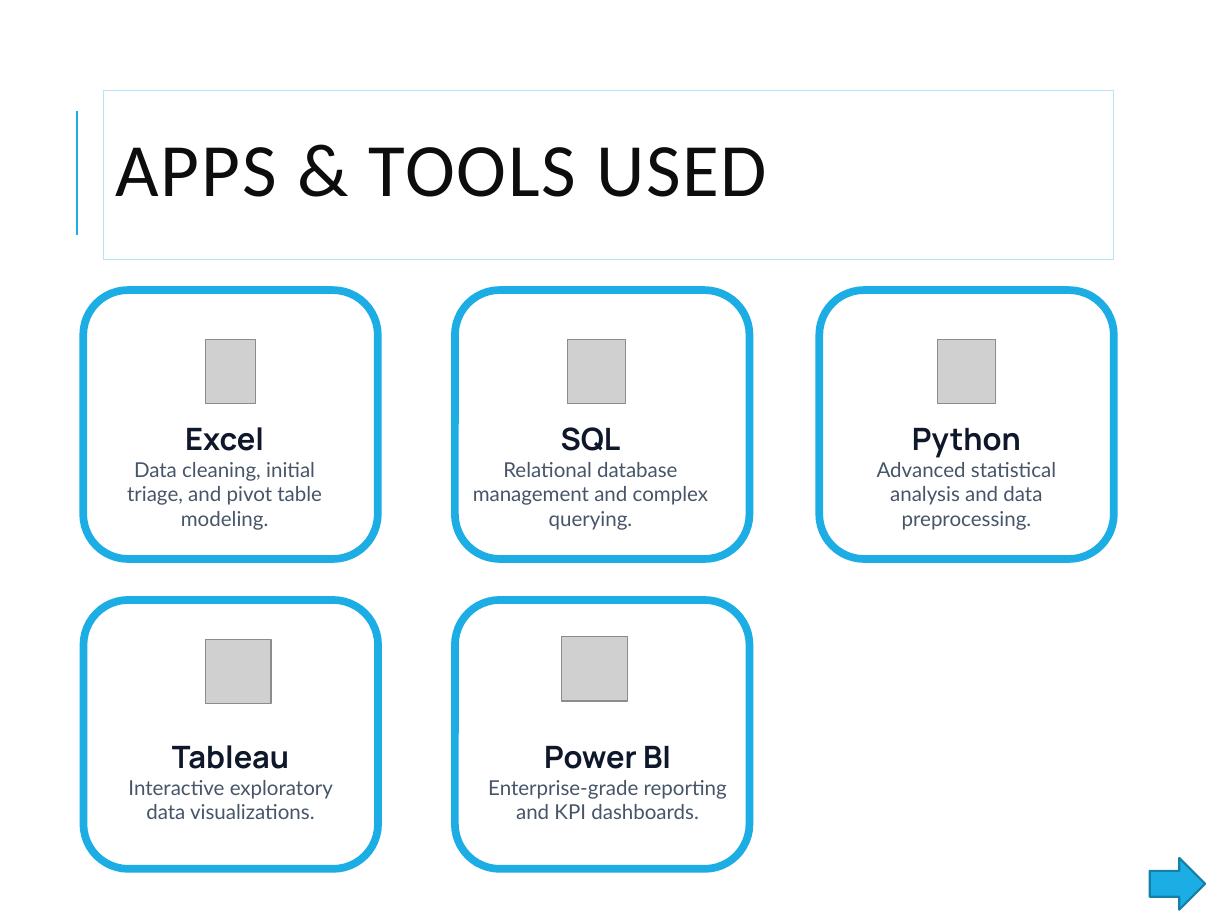
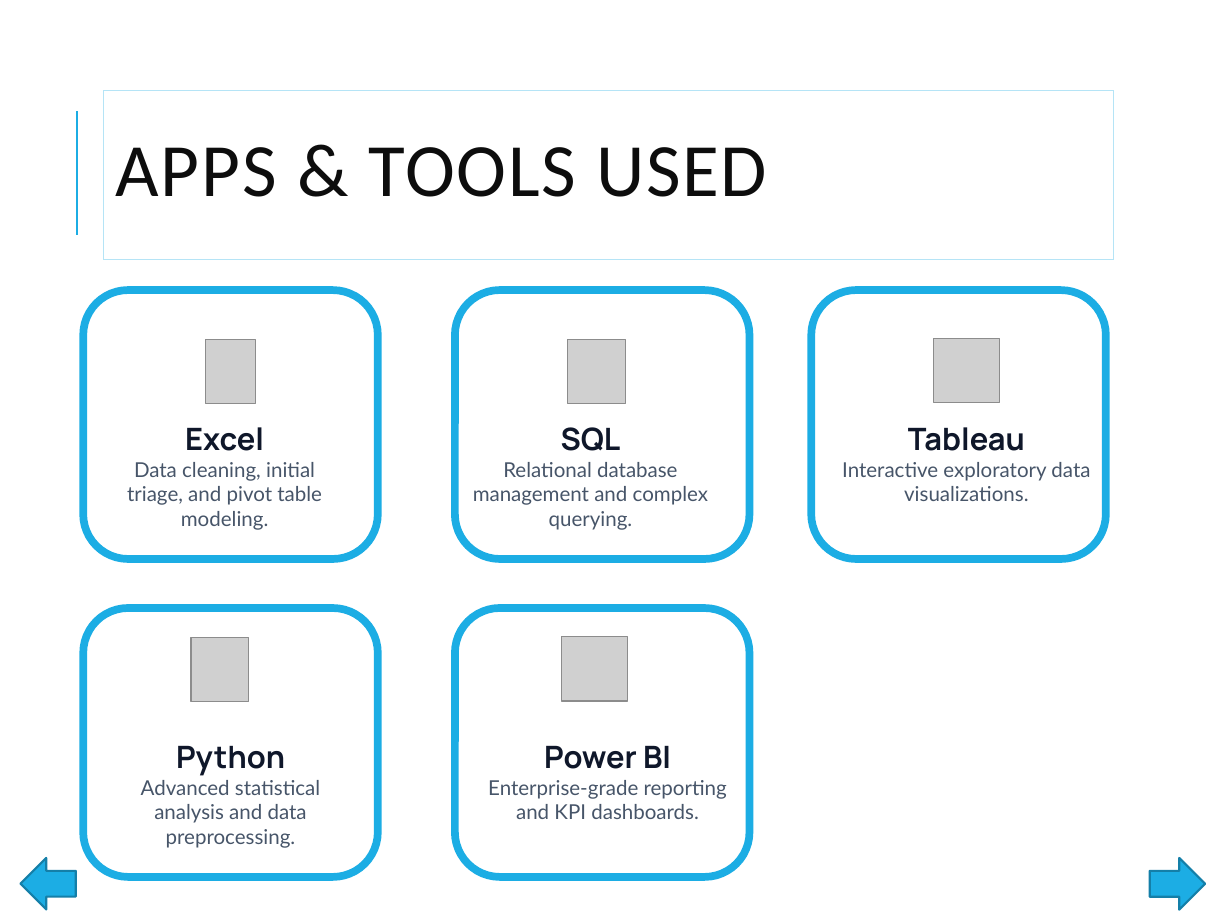
Before and after one commit to mamrahmo/Zone-Shop-Sales-Analysis, a slide deck: slide 3 of Zone_Store_Analysis.pptx. Drawn at 1232x924 pixels with LibreOffice and Linux fonts; fonts in the diff are those of the drawing; grey boxes stand for pictures. Boxes give left, top, right and bottom in pixels: in the first picture for what was removed or moved away, otherwise in the second. Text is boxed around its words. In the diff, an @@ line names an element or a change of style, - is before the commit and + after.

Commit message:
Final Presentation - Final

```diff
--- a/Zone_Store_Analysis.pptx
+++ b/Zone_Store_Analysis.pptx
@@ rounded rectangle: place and size @@
-rounded rectangle at [84,600,378,869]
+rounded rectangle at [812,290,1106,558]
@@ picture: place and size @@
-picture at [206,639,271,703]
+picture at [934,339,999,403]
@@ text at [842,427,1090,501]: text changed @@
-Python
-Advanced statistical analysis and data preprocessing.
+Tableau
+Interactive exploratory data visualizations.
@@ rounded rectangle: place and size @@
-rounded rectangle at [819,290,1114,558]
+rounded rectangle at [84,609,378,877]
@@ rounded rectangle: place and size @@
-rounded rectangle at [455,600,749,869]
+rounded rectangle at [455,609,749,877]
@@ picture: place and size @@
-picture at [938,339,995,403]
+picture at [191,637,249,701]
@@ text at [141,745,320,848]: text changed @@
-Tableau
-Interactive exploratory data visualizations.
+Python
+Advanced statistical analysis and data preprocessing.
@@ right arrow added at [21,857,76,909], fill #1CADE4, outline #1580A9 1.25 pt @@
```
